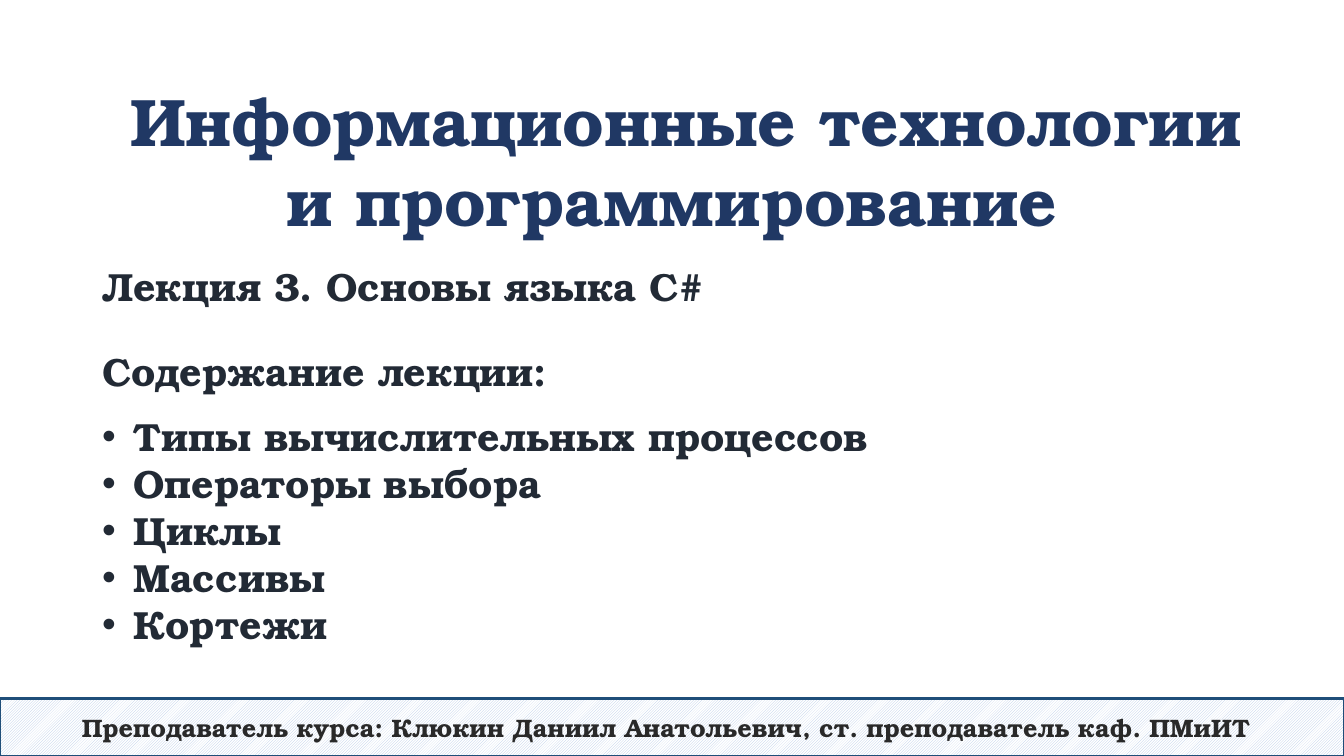
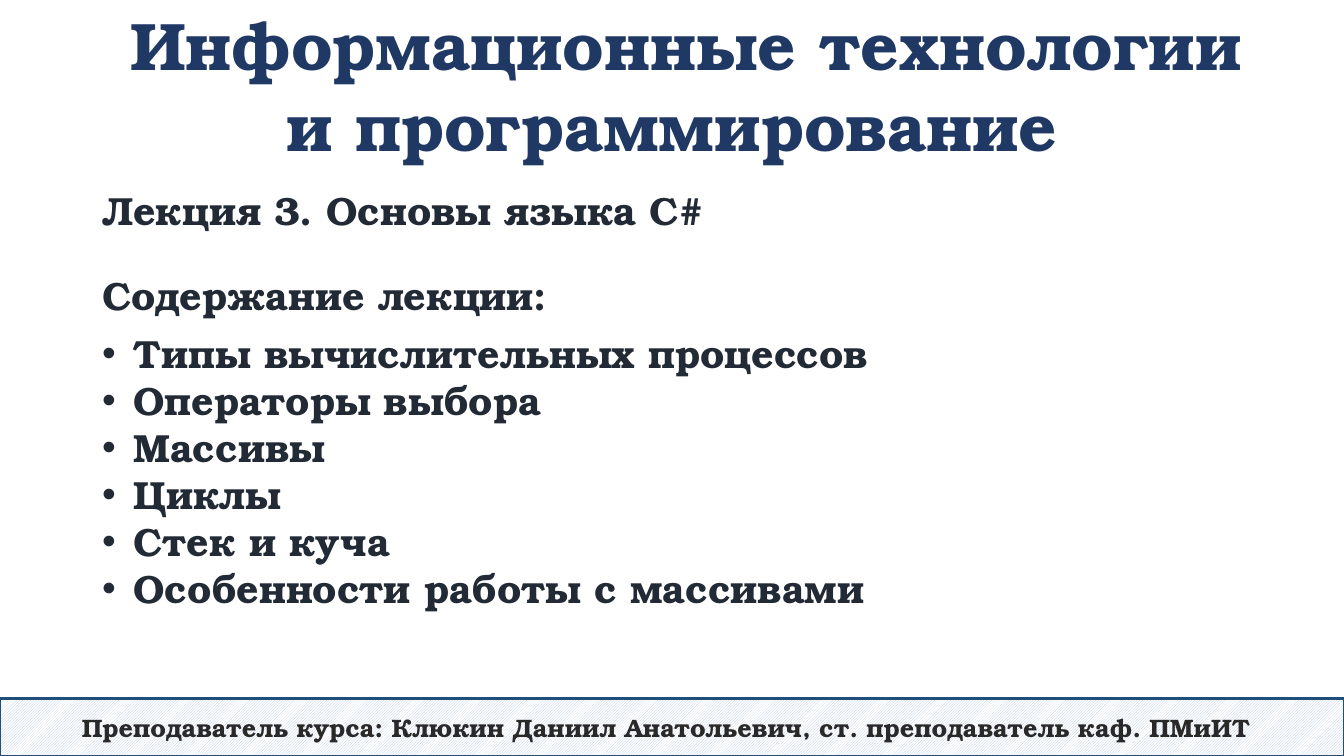
Before and after one commit to DaniilKlyukin/ITiP-1, a slide deck: slide 1 of Лекции/ИТиП 1 лек 3.pptx. Drawn at 1344x756 pixels with LibreOffice and Linux fonts; fonts in the diff are those of the drawing. Boxes give left, top, right and bottom in pixels: in the first picture for what was removed or moved away, otherwise in the second. Text is boxed around its words. In the diff, an @@ line names an element or a change of style, - is before the commit and + after.

```diff
--- a/Лекции/ИТиП 1 лек 3.pptx
+++ b/Лекции/ИТиП 1 лек 3.pptx
@@ text "Информационные технологии и программирование": place and size @@
-text "Информационные технологии и программирование" at bbox=[130, 97, 1241, 241]
+text "Информационные технологии и программирование" at bbox=[130, 21, 1241, 166]
@@ title "Лекция 3. Основы языка C# ...": place and size @@
-title "Лекция 3. Основы языка C# ..." at bbox=[102, 273, 705, 395]
+title "Лекция 3. Основы языка C# ..." at bbox=[102, 197, 705, 319]
@@ text "Типы вычислительных процессов": place and size @@
-text "Типы вычислительных процессов" at bbox=[134, 424, 868, 648]
+text "Типы вычислительных процессов" at bbox=[134, 341, 868, 612]
@@ text at bbox=[134, 435, 326, 463]: paragraph added @@
+• Массивы
@@ text at bbox=[134, 528, 864, 612]: text changed @@
-• Массивы
-• Кортежи
+• Стек и куча
+• Особенности работы с массивами
```
Also in this commit, not shown: 2 other slides changed, 9 slides added, 2 slides removed, 5 other files.
